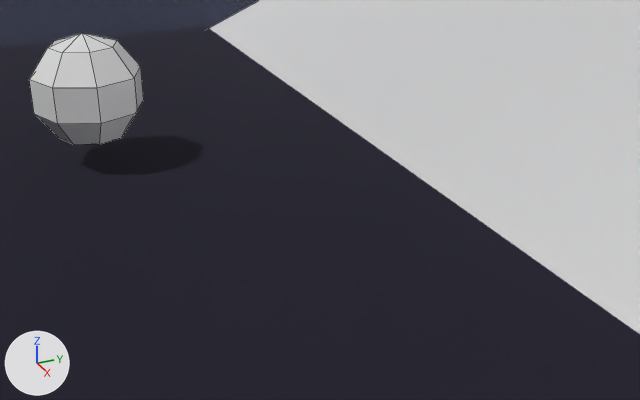
Before and after pictures for a commit that changed the FBX model Click away/Assets/Prefabs/conspiracy.1.fbx.
Camera for both pictures: a 50 mm camera at (10.91, 20.25, 4.31) aimed at (1.71, 24.39, -0.29). Arrows for +X, +Y and +Z are at lower left; the lights stay in place. The first picture is the older version. Mesh edges are drawn as thin lines. Where no turn or scale is listed for an object, it has been applied to the vertices.
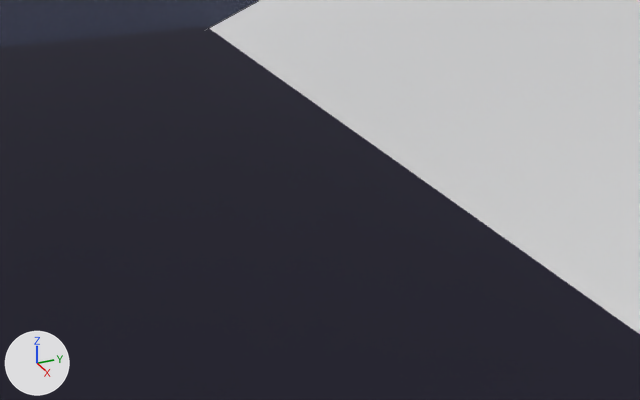
Location of each change, [x1, y1, x2, y2] in pixels of the pictures (640 x 400 px):
'BALL', deleted: before [29, 33, 143, 145]

The change, as a diff of the scene's bpy script:
```diff
--- a/Click away/Assets/Prefabs/conspiracy.1.fbx.py
+++ b/Click away/Assets/Prefabs/conspiracy.1.fbx.py
@@ ob_ball @@
-ob_ball = bpy.data.objects.new('BALL', me_cube_002)
-ob_ball.location = (0.0, 21.984, 1.337)
```
